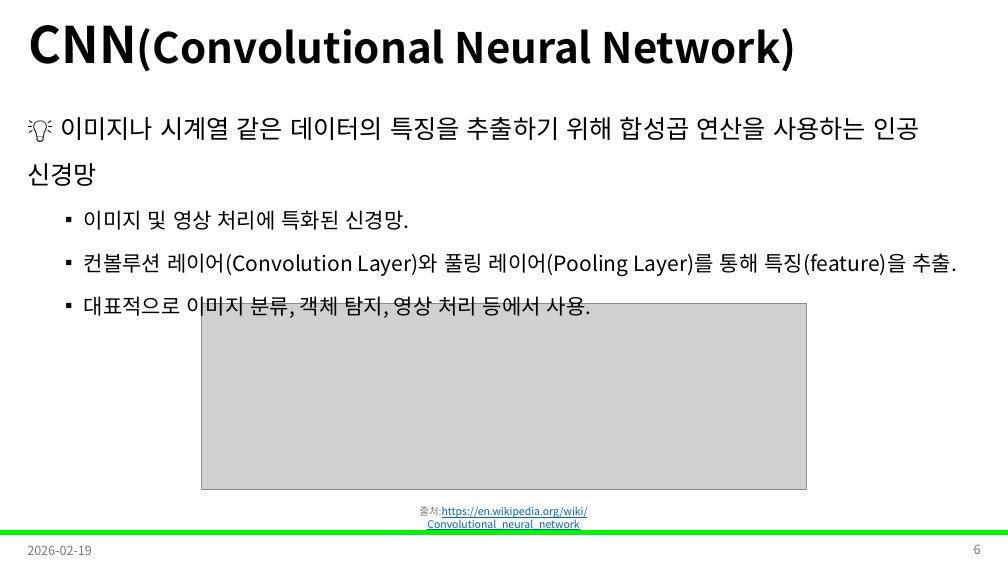
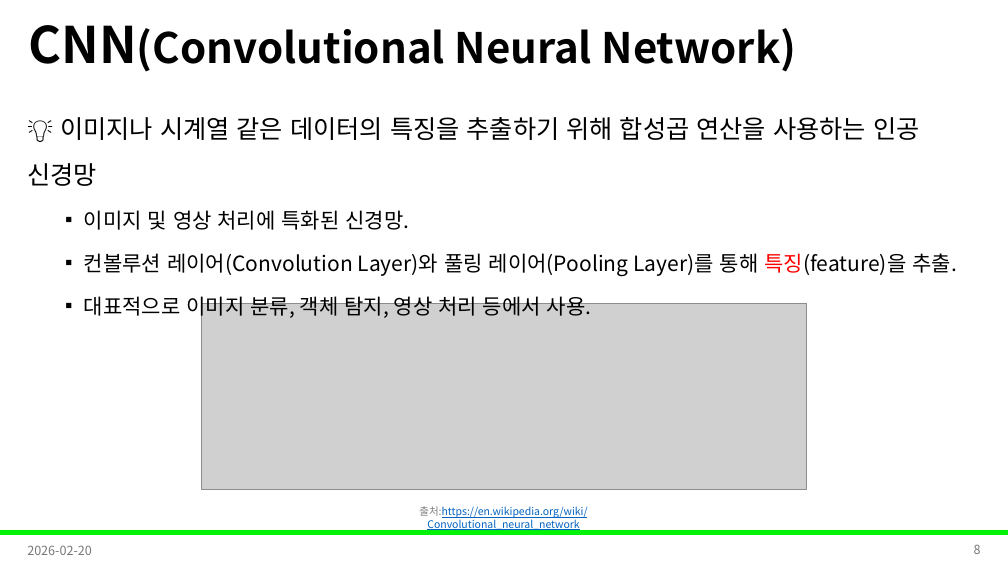
Before and after one commit to Leader-Lesson/KDT_RE_5th, a slide deck: slide 8 of material/5_AI/13_딥러닝모델개요.pptx (slide 6 before the commit). Drawn at 1008x567 pixels with LibreOffice and Linux fonts; fonts in the diff are those of the drawing; grey boxes stand for pictures; background and template pictures are left out. Boxes give left, top, right and bottom in pixels: in the first picture for what was removed or moved away, otherwise in the second. Text is boxed around its words. In the diff, an @@ line names an element or a change of style, - is before the commit and + after.

```diff
--- a/material/5_AI/13_딥러닝모델개요.pptx
+++ b/material/5_AI/13_딥러닝모델개요.pptx
@@ text at (84, 253, 957, 276): text colour #000000 to #FF0000 in "특징(feature)을" @@
@@ text at (27, 545, 92, 555): text changed @@
-2026-02-19
+2026-02-20
```
Also in this commit, not shown: 11 other slides changed, 3 slides added.
